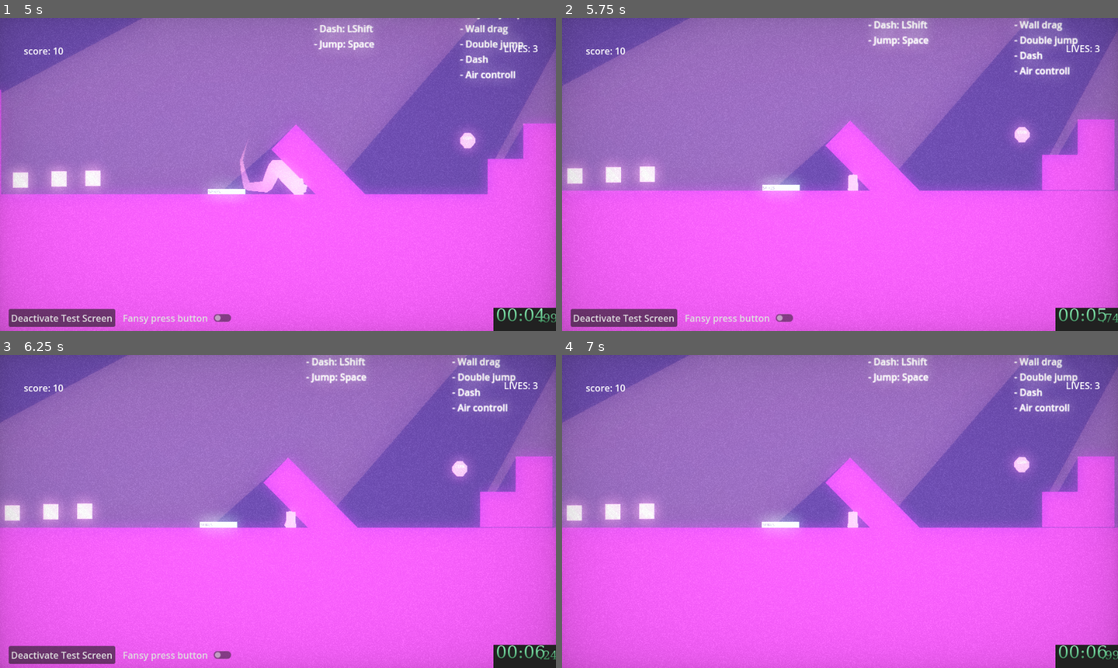
Above: before the commit, frames 1-4 (two rows, left to right).
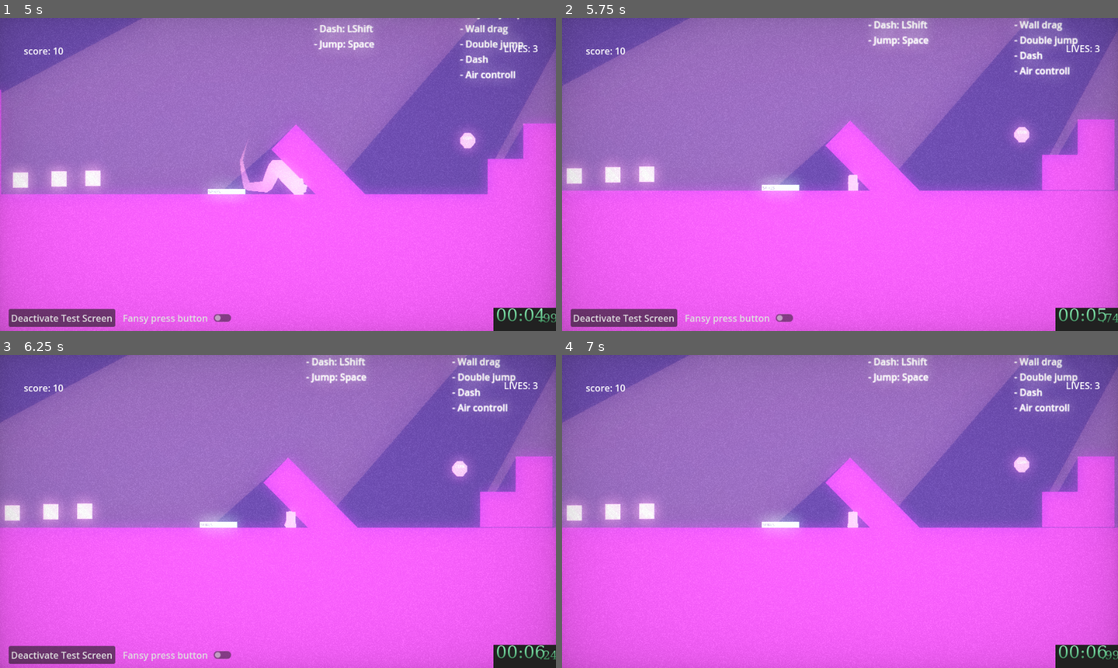
Above: after the commit, the same moments.

Repository: Nispeter/VaultHunter_CGS
Game: Godot game, scene res://scenes/TestScene_DEV.tscn
The game is run twice, just before and just after one commit, with the same random seed, the same clock (stepped at 60 frames per second) and the same inputs. The engine's default icon, where the game draws it, is replaced by a stand-in: a white triangle on a blue panel in a dark square.
Inputs (mouse positions are in pixels of both pictures, inside the frame that each line leads up to):
- Up to frame 1 (5 s): move the mouse to (250, 237) at 0.52 s; hold Right (ui_right) 0.53-2.03 s; tap Shift (dash) at 0.6, 2.1, 3.6 s; tap Space (jump) at 0.77, 1.52, 3.02, 3.77, 4.52 s; move the mouse to (444, 221) at 1.27 s; tap F (grapple) at 1.35, 2.85, 4.35 s; move the mouse to (111, 127) at 2.02 s; hold Left (ui_left) 2.03-4.28 s; move the mouse to (305, 174) at 2.77 s; move the mouse to (194, 96) at 3.52 s; move the mouse to (400, 158) at 4.27 s; hold Right (ui_right) from 4.28 s (still down)
- Up to frame 2 (5.75 s): keep holding Right (ui_right); move the mouse to (728, 190) at 5.02 s; tap Shift (dash) at 5.1 s
- Up to frame 3 (6.25 s): keep holding Right (ui_right); move the mouse to (333, 442) at 5.77 s; tap F (grapple) at 5.85 s; tap Space (jump) at 6.02 s
- Up to frame 4 (7 s): release Right (ui_right) at 6.5 s; click "Deactivate Test Screen" at 6.5 s

Frame 1 is identical in both runs. In frame 2, less than 0.1% of the frame differs, in the area x 0-85%, y 36-56%; in frame 3, less than 0.1%; in frame 4, less than 0.1%.

Commit message:
control image

Diff:
--- a/scenes/TestScene_DEV.tscn
+++ b/scenes/TestScene_DEV.tscn
@@ -330,6 +330,11 @@
 rotation = 0.785398
 scale = Vector2(3, 1)
 
+[node name="Platform17" parent="Map/Squares" instance=ExtResource("6_7ymcg")]
+position = Vector2(-689, 63)
+rotation = -0.785398
+scale = Vector2(10, 1)
+
 [node name="Platform16" parent="Map/Squares" instance=ExtResource("6_7ymcg")]
 position = Vector2(80, -108)
 rotation = 0.785398
Binary file added: assets/controls.png
Not shown, added: assets/controls.png.import
Binary file added: assets/controls_1.png
Not shown, added: assets/controls_1.png.import
